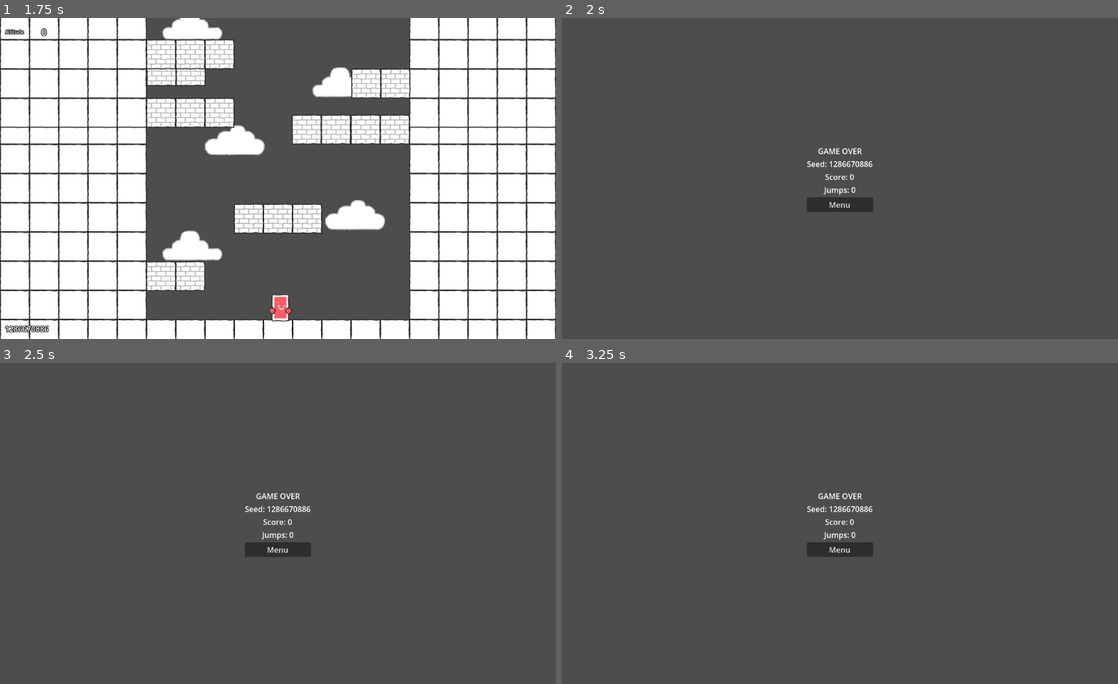
Above: before the commit, frames 1-4 (two rows, left to right).
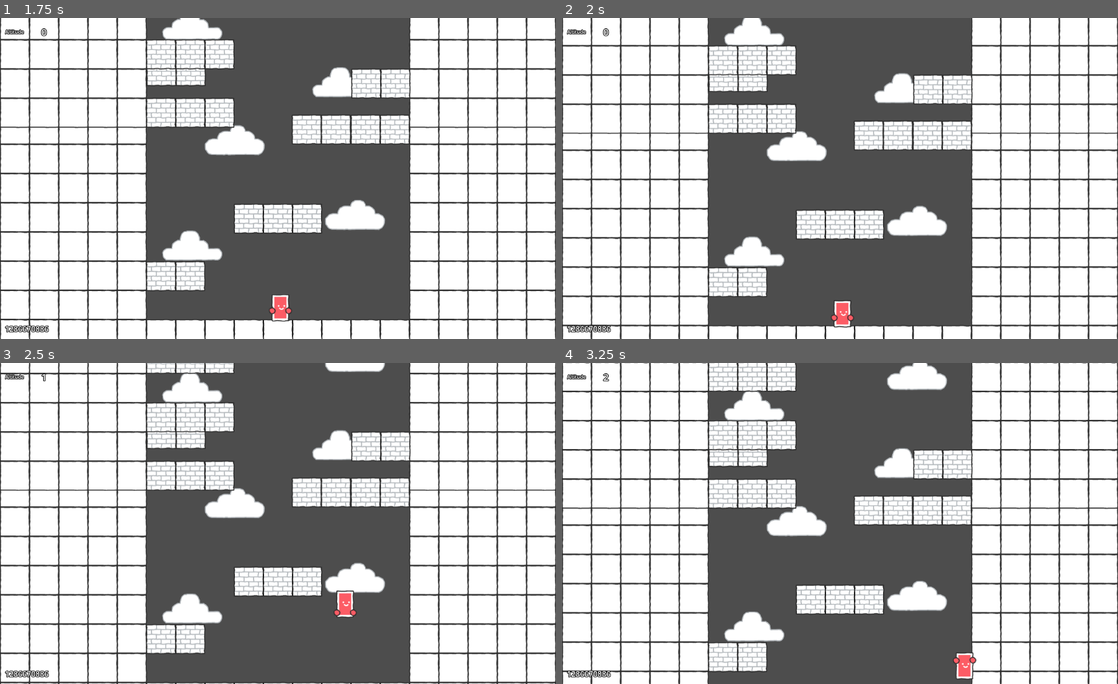
Above: after the commit, the same moments.

Repository: T1b4lt/AtomicJump
Game: Godot game, scene res://screens/main_menu/main_menu.tscn
Two runs of this game, one before a commit and one after it. Both use one fixed random seed, a clock stepped at 60 frames per second and the inputs below.
Inputs (mouse positions are in pixels of both pictures, inside the frame that each line leads up to):
- Up to frame 1 (1.75 s): click (255, 188) at 0.52 s; type "12" at 0.6 s; click "Solo Mode" at 1.25 s
- Up to frame 2 (2 s): no input
- Up to frame 3 (2.5 s): hold D (right) from 2.03 s (still down); tap Space (jump) at 2.1, 2.27 s
- Up to frame 4 (3.25 s): keep holding D (right); tap Space (jump) at 2.57, 2.85, 3.02 s

Frame 1 is identical in both runs. In frame 2, 66% of the frame differs, in the area x 0-100%, y 0-100%; in frame 3, 65%; in frame 4, 66%.

Commit message:
feat: use screen notifier in character for game over

Diff:
--- a/characters/protagonist/protagonist.gd
+++ b/characters/protagonist/protagonist.gd
@@ -14,6 +14,7 @@
 
 # Signals
 signal jump()
+signal out_of_screen()
 
 # Variables
 var consecutive_jump_count = 0
@@ -65,3 +66,7 @@
 	# If animation is not being played, play it
 	if animation_player.current_animation != animation_name:
 		animation_player.play(animation_name)
+
+
+func _on_visible_on_screen_notifier_2d_screen_exited():
+	out_of_screen.emit()
--- a/characters/protagonist/protagonist.tscn
+++ b/characters/protagonist/protagonist.tscn
@@ -181,3 +181,9 @@
 "": SubResource("AnimationLibrary_hgwae")
 }
 autoplay = "idle"
+
+[node name="VisibleOnScreenNotifier2D" type="VisibleOnScreenNotifier2D" parent="."]
+position = Vector2(0, -1.11111)
+scale = Vector2(1.77778, 2.88889)
+
+[connection signal="screen_exited" from="VisibleOnScreenNotifier2D" to="." method="_on_visible_on_screen_notifier_2d_screen_exited"]
--- a/screens/level/level.gd
+++ b/screens/level/level.gd
@@ -12,18 +12,17 @@
 
 # Childs
 @onready var camera = $camera
-@onready var protagonist = $protagonist
 @onready var hud = $hud
 @onready var pause_menu = $pause_menu
 
 # Variables
-var camera_initial_y = 0
-var added_platforms = 0
-var is_platform_added = false
+var camera_initial_y: int = 0
+var added_platforms: int = 0
+var is_platform_added: bool = false
 
 # Game values
-var altitude = 0
-var jump_counter = 0
+var altitude: int = 0
+var jump_counter: int = 0
 
 
 func _ready():
@@ -39,15 +38,6 @@
 
 
 func _process(delta):
-	# Check if protagonist fall off out of camera view
-	if protagonist.position.y > camera.position.y + get_viewport().size[1]/2 + 50:
-		# Set final global variables
-		global.set_altitude(altitude)
-		global.set_jump_counter(jump_counter)
-		# Go to game over screen
-		get_tree().change_scene_to_file(GAME_OVER_SCENE)
-		return
-
 	# Check if its time to add a new platform
 	if altitude % 11 == 0 and !is_platform_added:
 		# Remove passed platform if exist
@@ -113,3 +103,11 @@
 
 func _on_protagonist_jump():
 	jump_counter = jump_counter + 1
+
+
+func _on_protagonist_out_of_screen():
+	# Set final global variables
+	global.set_altitude(altitude)
+	global.set_jump_counter(jump_counter)
+	# Go to game over screen
+	get_tree().change_scene_to_file(GAME_OVER_SCENE)
--- a/screens/level/level.tscn
+++ b/screens/level/level.tscn
@@ -26,6 +26,7 @@
 visible = false
 
 [connection signal="jump" from="protagonist" to="." method="_on_protagonist_jump"]
+[connection signal="out_of_screen" from="protagonist" to="." method="_on_protagonist_out_of_screen"]
 [connection signal="exit_button_pressed" from="pause_menu" to="." method="_on_pause_menu_exit_button_pressed"]
 [connection signal="menu_button_pressed" from="pause_menu" to="." method="_on_pause_menu_menu_button_pressed"]
 [connection signal="resume_button_pressed" from="pause_menu" to="." method="_on_pause_menu_resume_button_pressed"]
